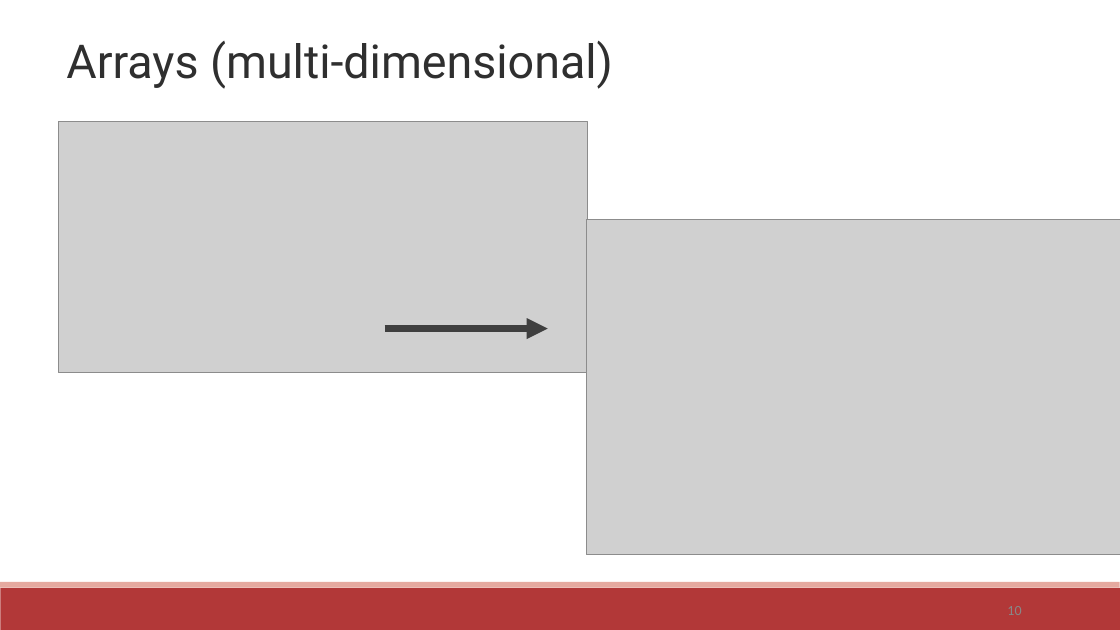
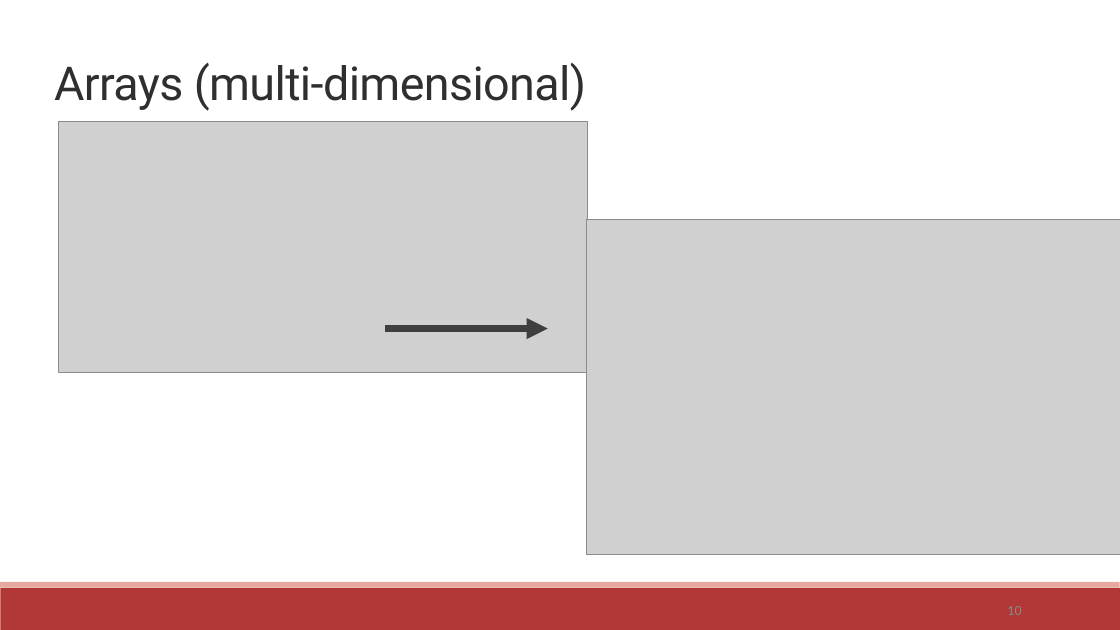
Before and after one commit to communitymaplab/geog4300_datascience, a slide deck: slide 10 of in_class_slides/geog4300_L02-Data science and coding.pptx. Drawn at 1120x630 pixels with LibreOffice and Linux fonts; fonts in the diff are those of the drawing; grey boxes stand for pictures. Boxes give left, top, right and bottom in pixels: in the first picture for what was removed or moved away, otherwise in the second. Text is boxed around its words. In the diff, an @@ line names an element or a change of style, - is before the commit and + after.

```diff
--- a/in_class_slides/geog4300_L02-Data science and coding.pptx
+++ b/in_class_slides/geog4300_L02-Data science and coding.pptx
@@ title "Arrays (multi-dimensional)" moved from (x1=66, y1=41, x2=613, y2=88) to (x1=54, y1=63, x2=586, y2=111) @@
@@ title "Arrays (multi-dimensional)" at (x1=54, y1=63, x2=586, y2=111): letter spacing 0 to -0.5 pt; line spacing 1 to 0.85; vertical alignment top to bottom @@
```
Also in this commit, not shown: 14 other slides changed, 1 other file.
